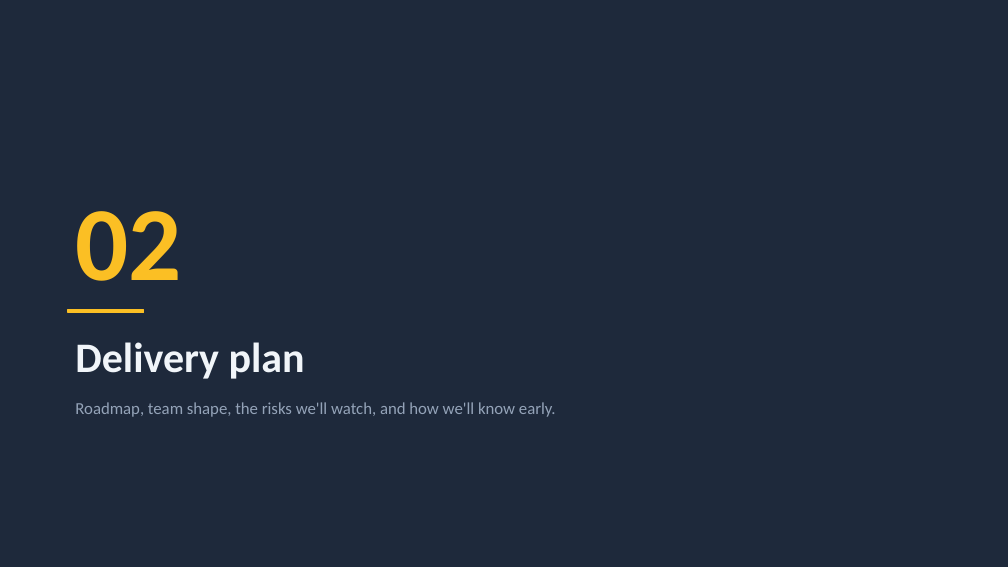
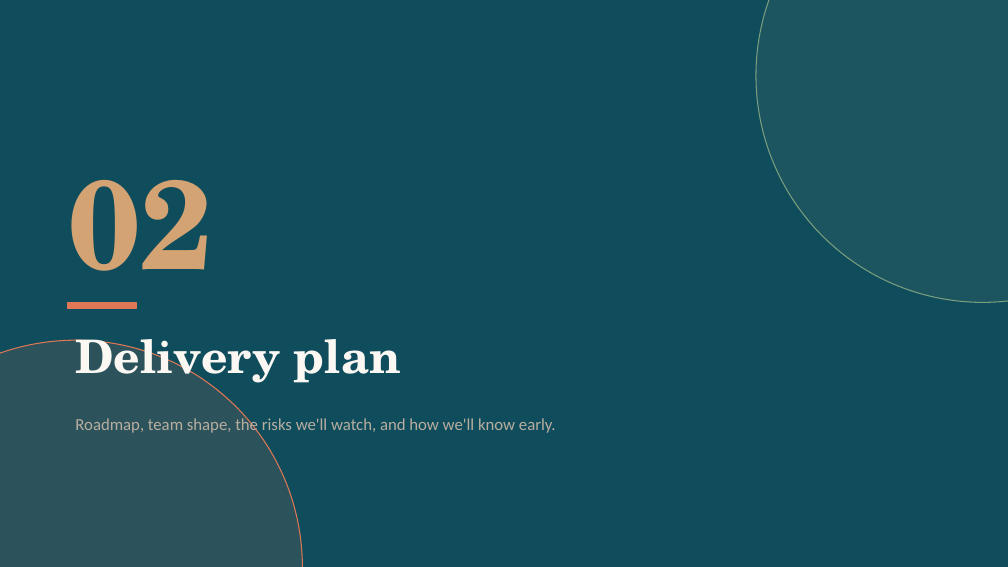
Before and after one commit to c31labs/global360assignement, a slide deck: slide 8 of docs/presentation/TaskFlow.pptx. Drawn at 1008x567 pixels with LibreOffice and Linux fonts; fonts in the diff are those of the drawing. Boxes give left, top, right and bottom in pixels: in the first picture for what was removed or moved away, otherwise in the second. Text is boxed around its words. In the diff, an @@ line names an element or a change of style, - is before the commit and + after.

```diff
--- a/docs/presentation/TaskFlow.pptx
+++ b/docs/presentation/TaskFlow.pptx
@@ background #1E293B to #0F4C5C @@
@@ ellipse added at (x1=756, y1=0, x2=1008, y2=302), fill #7A9E7E at 12% opacity, outline #7A9E7E 1 pt @@
@@ text "02" moved from (x1=75, y1=211, x2=181, y2=281) to (x1=68, y1=180, x2=213, y2=309) @@
@@ text "02" at (x1=68, y1=180, x2=213, y2=309): size 100 to 120 pt, font Calibri to TeX Gyre Schola, text colour #FBBF24 to #D4A373 @@
@@ text "Delivery plan" at (x1=75, y1=339, x2=401, y2=389): size 40 to 44 pt, font Calibri to TeX Gyre Schola, text colour #F1F5F9 to #FBF7F2 @@
@@ rectangle resized from (x1=68, y1=310, x2=144, y2=313) to (x1=68, y1=302, x2=136, y2=309) @@
@@ rectangle at (x1=68, y1=302, x2=136, y2=309): fill #FBBF24 to #E07856; outline #FBBF24 1 pt to #E07856 1 pt @@
@@ ellipse added at (x1=0, y1=340, x2=302, y2=567), fill #E07856 at 14% opacity, outline #E07856 1 pt @@
@@ text "Roadmap, team shape, the risks ..." moved from (x1=75, y1=402, x2=556, y2=417) to (x1=75, y1=416, x2=556, y2=433) @@
@@ text "Roadmap, team shape, the risks ..." at (x1=75, y1=416, x2=556, y2=433): text colour #94A3B8 to #B8AEA0 @@
```
Also in this commit, not shown: 18 other slides changed, 7 other files.
